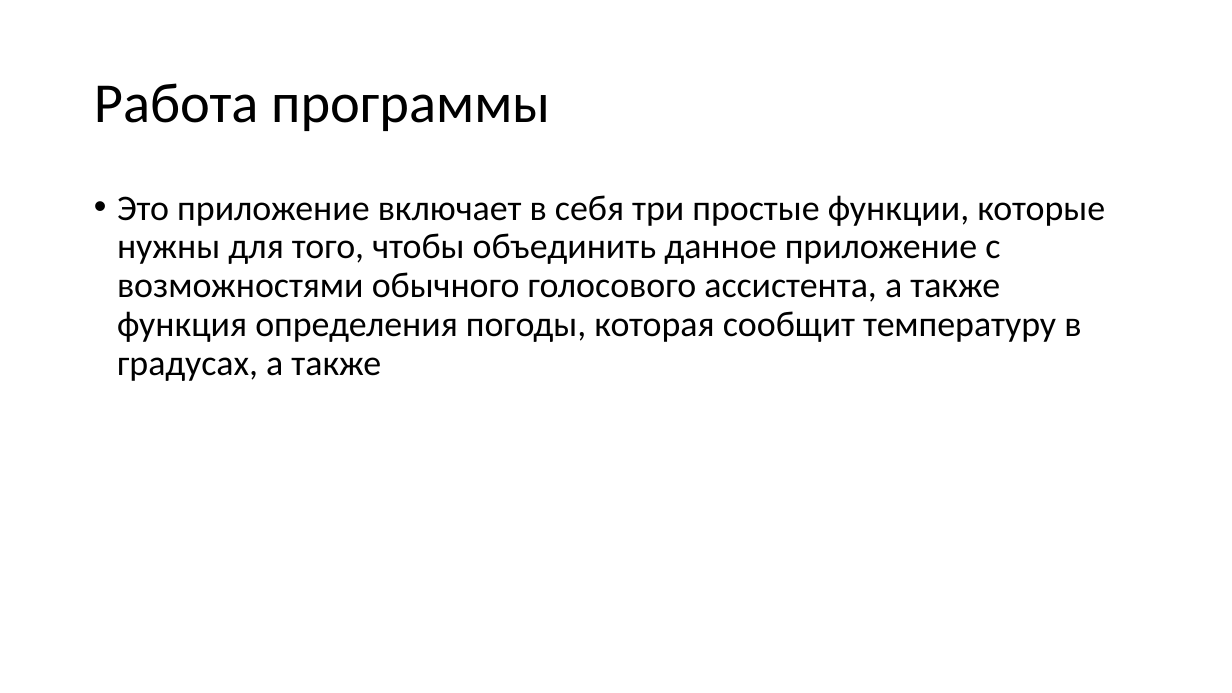
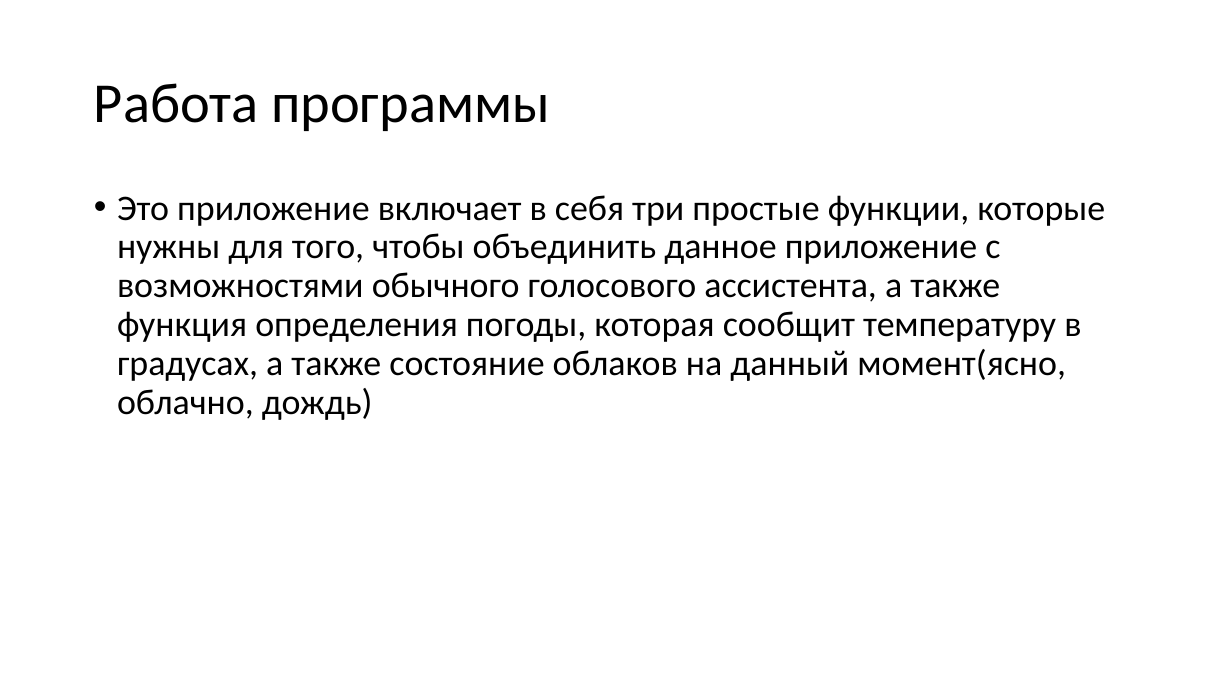
Before and after one commit to bendy159/Voice_assistant, a slide deck: slide 4 of Voice assistant.pptx. Drawn at 1232x693 pixels with LibreOffice and Linux fonts; fonts in the diff are those of the drawing. Boxes give left, top, right and bottom in pixels: in the first picture for what was removed or moved away, otherwise in the second. Text is boxed around its words. In the diff, an @@ line names an element or a change of style, - is before the commit and + after.

```diff
--- a/Voice assistant.pptx
+++ b/Voice assistant.pptx
@@ text at (117, 195, 1105, 420): text changed @@
-• Это приложение включает в себя три простые функции, которые нужны для того, чтобы объединить данное приложение с возможностями обычного голосового ассистента, а также функция определения погоды, которая сообщит температуру в градусах, а также
+• Это приложение включает в себя три простые функции, которые нужны для того, чтобы объединить данное приложение с возможностями обычного голосового ассистента, а также функция определения погоды, которая сообщит температуру в градусах, а также состояние облаков на данный момент(ясно, облачно, дождь)
```
